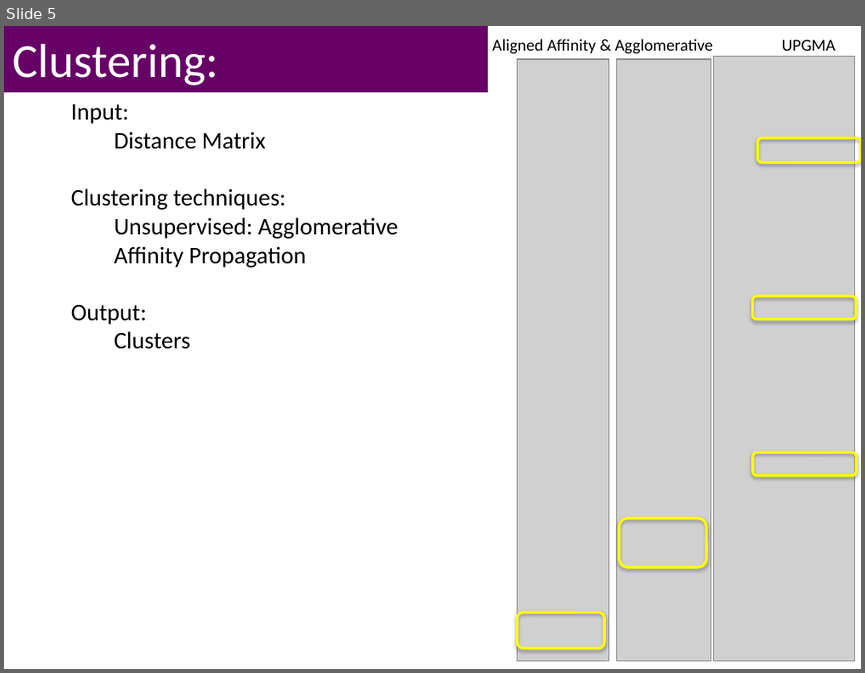
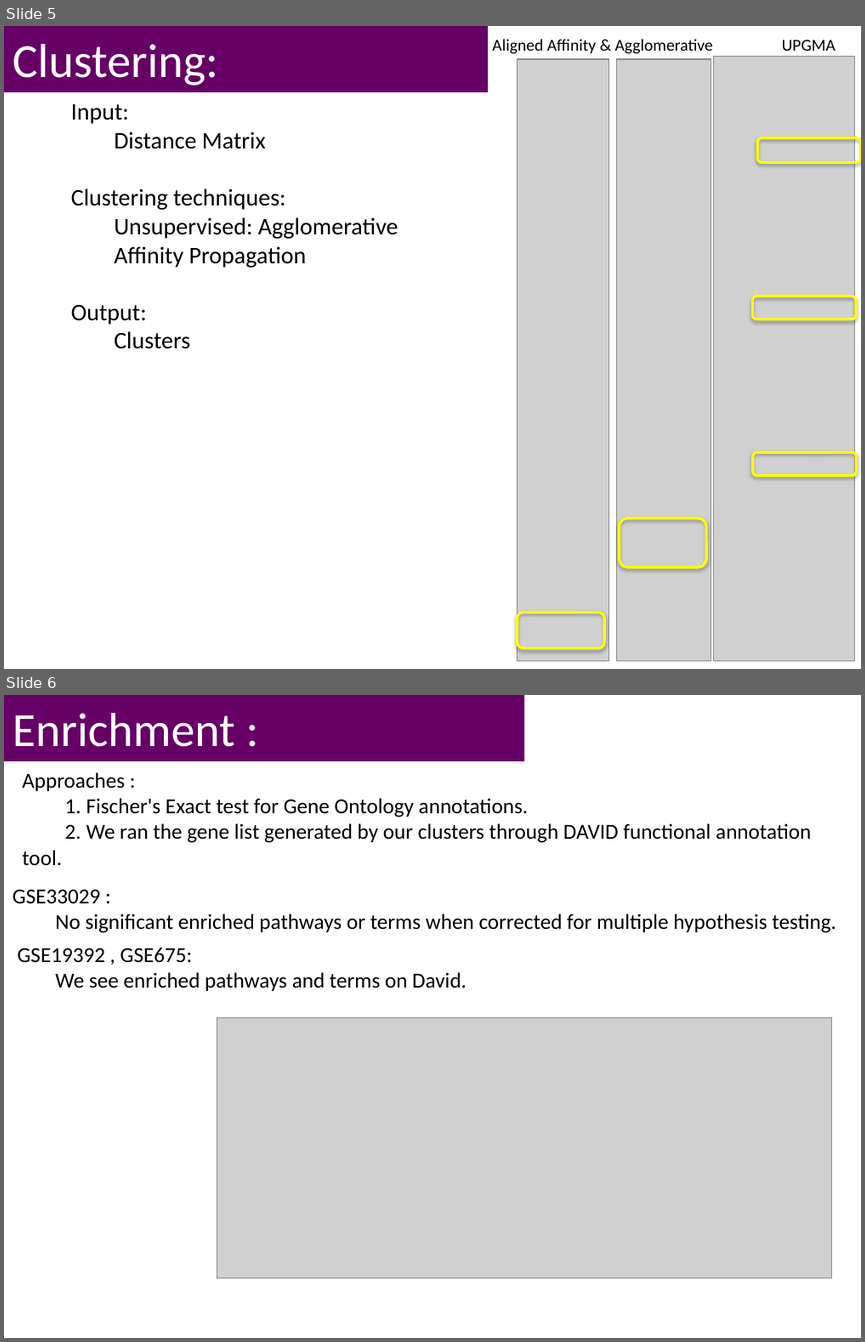
Before and after one commit to ixu/6878Project, a slide deck: FinalPresentation_v2.pptx. Shown one above the other, each under a label of ours: slide 5 before the commit, slides 5 and 6 after it. The pictures are 865x673 and 865x1342 pixels, drawn with LibreOffice and Linux fonts; fonts in the diff are those of the drawing; grey boxes stand for pictures. Boxes give left, top, right and bottom in pixels: in the first picture for what was removed or moved away, otherwise in the second. Text is boxed around its words. In the diff, an @@ line names an element or a change of style, - is before the commit and + after.

```diff
--- a/FinalPresentation_v2.pptx
+++ b/FinalPresentation_v2.pptx
@@ slide 6 added at (4,695,861,1338), background #FFFFFF @@
@@ rectangle added at (4,695,524,761), fill #660066, 40 pt, text #FFFFFF @@
+Enrichment :
@@ text added at (22,772,811,865), 18 pt, text #000000 @@
+Approaches :
+1. Fischer's Exact test for Gene Ontology annotations.
+2. We ran the gene list generated by our clusters through DAVID functional annotation tool.
@@ text added at (12,889,836,933), 18 pt, text #000000 @@
+GSE33029 :
+No significant enriched pathways or terms when corrected for multiple hypothesis testing.
@@ text added at (18,947,466,991), 18 pt, text #000000 @@
+GSE19392 , GSE675:
+We see enriched pathways and terms on David.
@@ picture added at (217,1017,832,1277) @@
```
Also in this commit, not shown: 1 slide changed.
